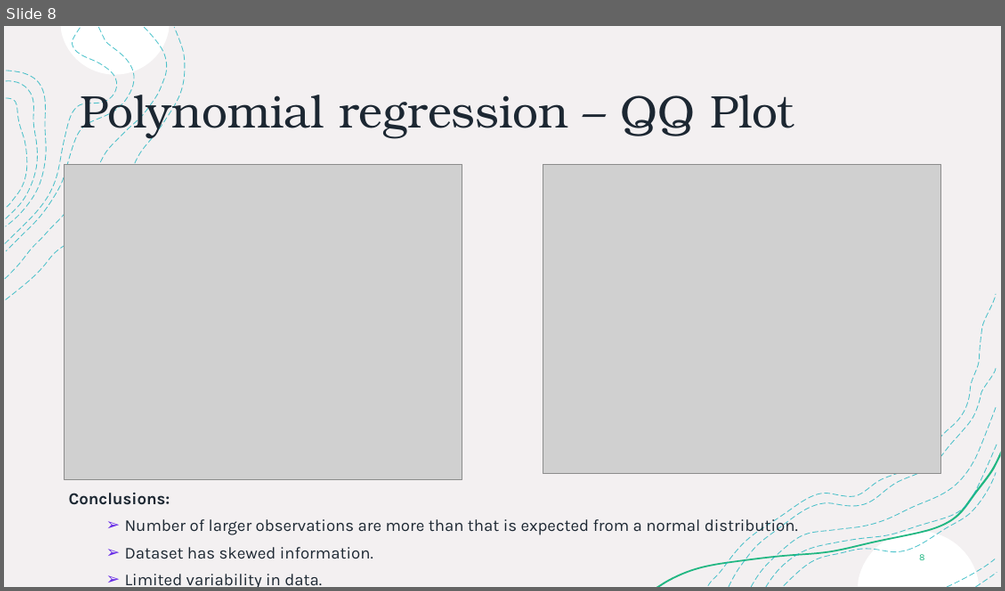
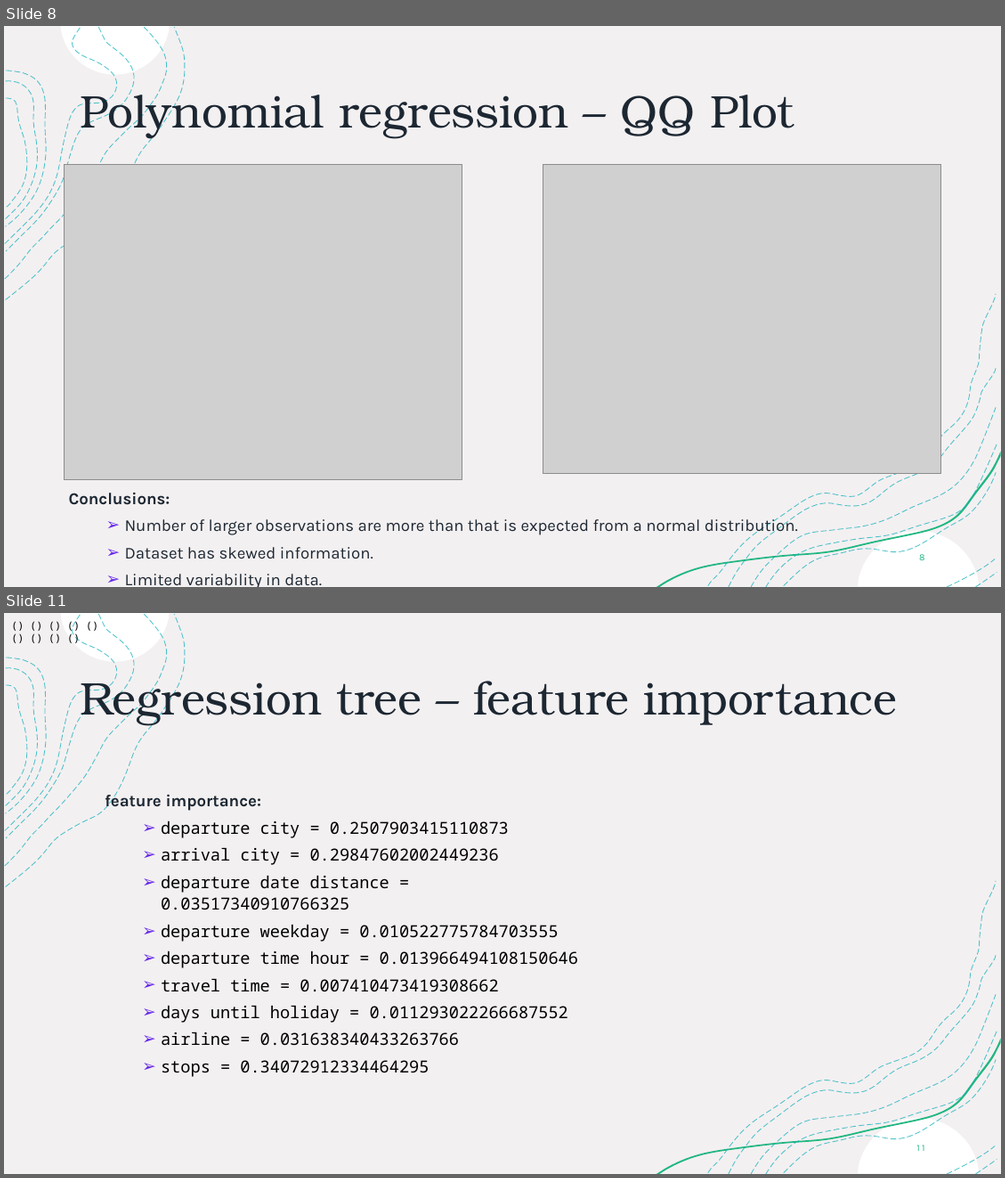
Before and after one commit to joss-thu/MLProj-GermanAirFares, a slide deck: ML-Project.pptx. Shown one above the other, each under a label of ours: slide 8 before the commit, slides 8 and 11 after it; the slides between them are not shown. The pictures are 1005x591 and 1005x1178 pixels, drawn with LibreOffice and Linux fonts; fonts in the diff are those of the drawing; grey boxes stand for pictures. Boxes give left, top, right and bottom in pixels: in the first picture for what was removed or moved away, otherwise in the second. Text is boxed around its words. In the diff, an @@ line names an element or a change of style, - is before the commit and + after.

```diff
--- a/ML-Project.pptx
+++ b/ML-Project.pptx
@@ slide 11 added at box(4, 613, 1001, 1174), background #FFFFFF; not listed: 18 template elements that a slide beside it also shows @@
@@ text added at box(4, 622, 108, 642), 10 pt, text #000000 @@
+() () () () () () () () ()
@@ title added at box(80, 672, 897, 726), 44 pt, text #1C2732 @@
+Regression tree – feature importance
@@ text added at box(105, 792, 578, 1077), 16 pt, text #000000 @@
+feature importance:
+  ➢ departure city = 0.2507903415110873
+  ➢ arrival city = 0.29847602002449236
+  ➢ departure date distance = 0.03517340910766325
+  ➢ departure weekday = 0.010522775784703555
+  ➢ departure time hour = 0.013966494108150646
+  ➢ travel time = 0.007410473419308662
+  ➢ days until holiday = 0.011293022266687552
+  ➢ airline = 0.031638340433263766
+  ➢ stops = 0.34072912334464295
@@ page number added at box(916, 1144, 924, 1151), 9 pt, text #21B782 @@
+11
```
Also in this commit, not shown: 1 slide changed, 4 other slides added.
